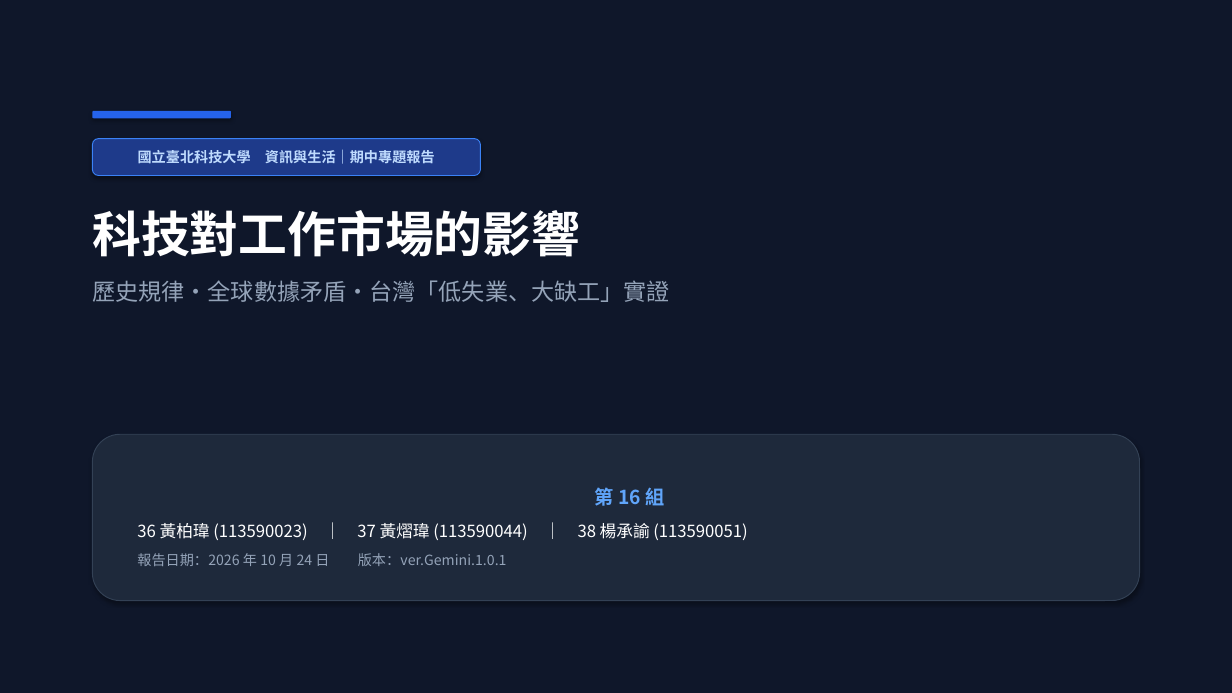
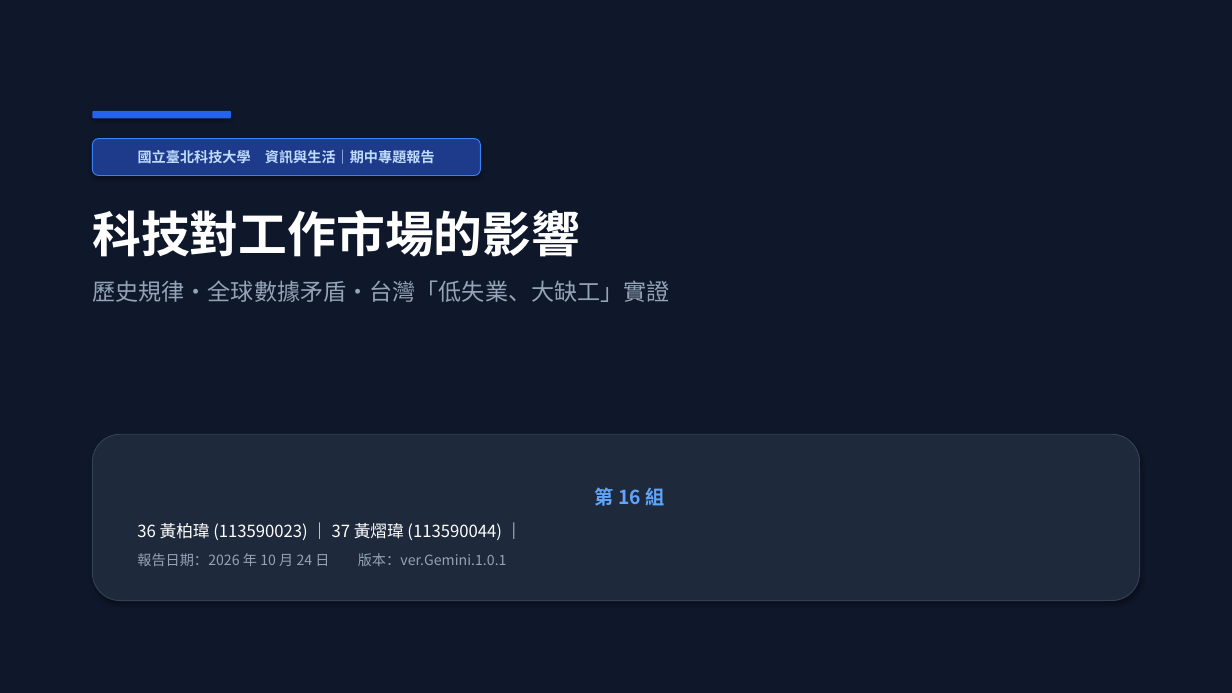
Before and after one commit to ZoeChengYu/2026F_information_and_life, a slide deck: slide 1 of 期中報告_ver.Gemini.1.0.1.pptx. Drawn at 1232x693 pixels with LibreOffice and Linux fonts; fonts in the diff are those of the drawing. Boxes give left, top, right and bottom in pixels: in the first picture for what was removed or moved away, otherwise in the second. Text is boxed around its words. In the diff, an @@ line names an element or a change of style, - is before the commit and + after.

```diff
--- a/期中報告_ver.Gemini.1.0.1.pptx
+++ b/期中報告_ver.Gemini.1.0.1.pptx
@@ text in rounded rectangle at bbox=[137, 523, 501, 540]: text changed @@
-36 黃柏瑋 (113590023) ｜ 37 黃熠瑋 (113590044) ｜ 38 楊承諭 (113590051)
+36 黃柏瑋 (113590023) ｜ 37 黃熠瑋 (113590044) ｜
```
Also in this commit, not shown: 6 other slides changed, 2 other files.
